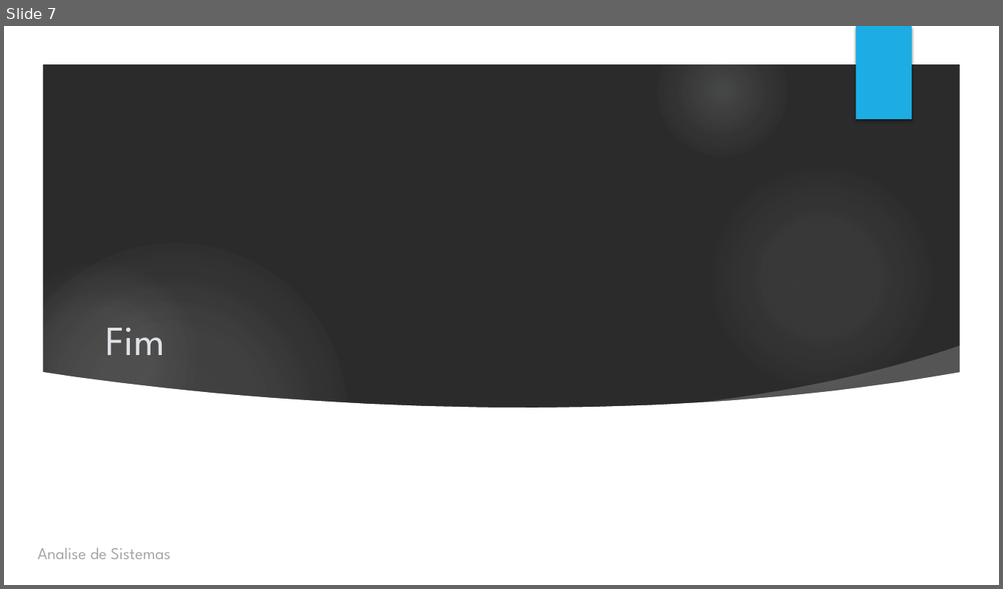
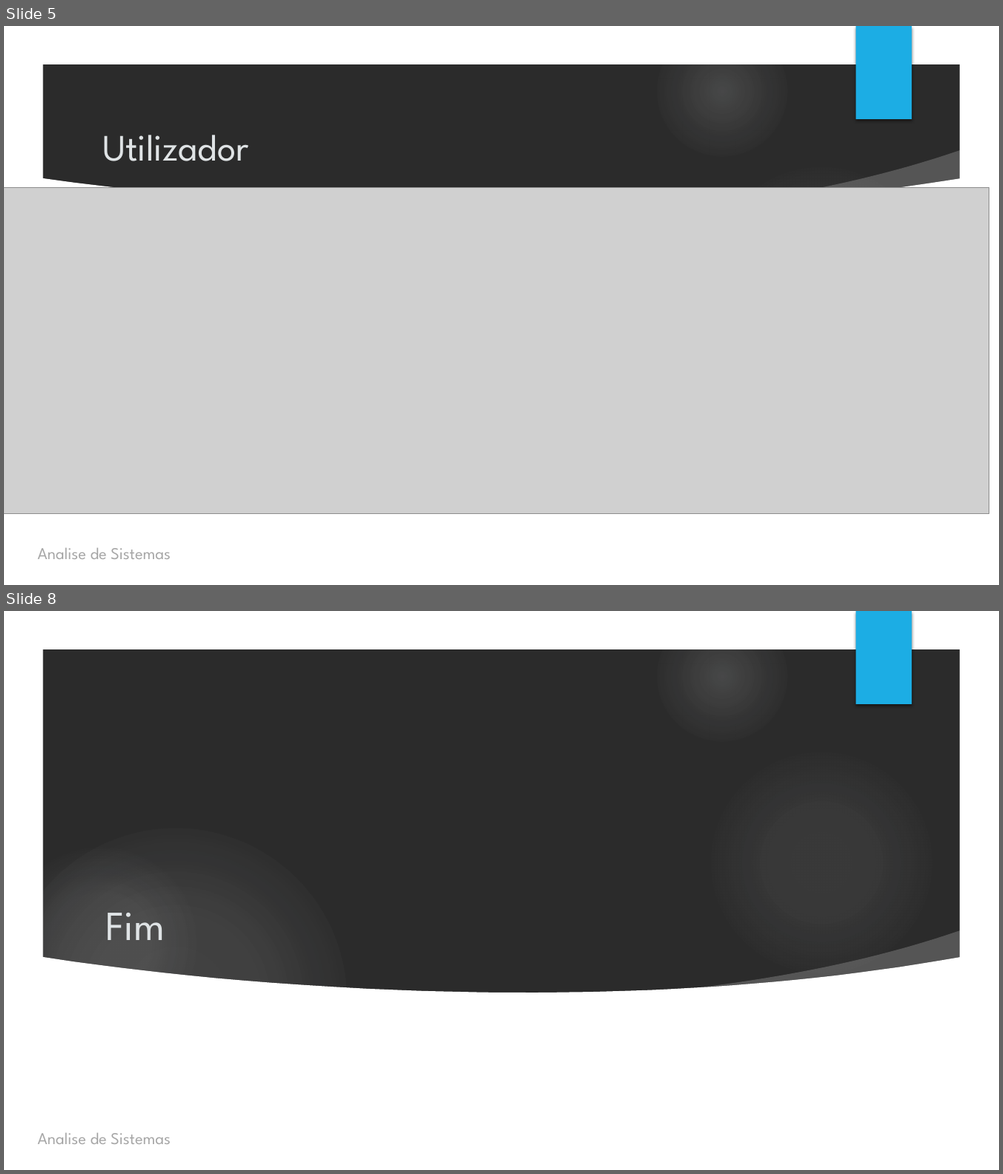
Before and after one commit to portugol/documents, a slide deck: Apresentacoes/Apresentacao4.pptx. Shown one above the other, each under a label of ours: slide 7 before the commit, slides 5 and 8 after it; the slides between them are not shown. The pictures are 1003x589 and 1003x1174 pixels, drawn with LibreOffice and Linux fonts; fonts in the diff are those of the drawing; grey boxes stand for pictures; background and template pictures are left out; a plain dark background stands for a picture behind light text. Boxes give left, top, right and bottom in pixels: in the first picture for what was removed or moved away, otherwise in the second. Text is boxed around its words. In the diff, an @@ line names an element or a change of style, - is before the commit and + after.

```diff
--- a/Apresentacoes/Apresentacao4.pptx
+++ b/Apresentacoes/Apresentacao4.pptx
@@ slide 5 added at <box>4,26,999,585</box>, background picture (left out); not listed: 7 template elements that a slide beside it also shows @@
@@ title added at <box>102,135,248,161</box>, 36 pt, text #DFE3E5 @@
+Utilizador
@@ freeform shape added at <box>696,150,967,232</box>, fill #FFFFFF at 20% opacity @@
@@ freeform shape added at <box>41,178,962,548</box>, fill #FFFFFF @@
@@ picture added at <box>4,187,989,514</box> @@
@@ text added at <box>37,548,170,560</box>, 16 pt, text #A6A6A6 @@
+Analise de Sistemas
@@ what was slide 7 is now slide 8 @@
```
Also in this commit, not shown: 4 slides changed, 2 other files.
